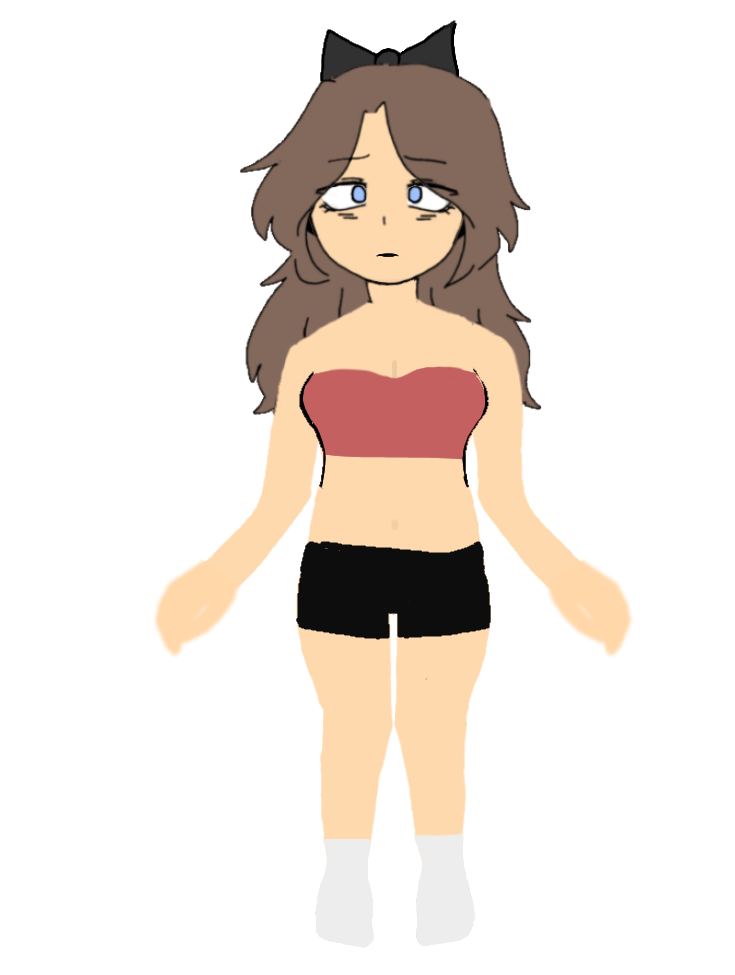
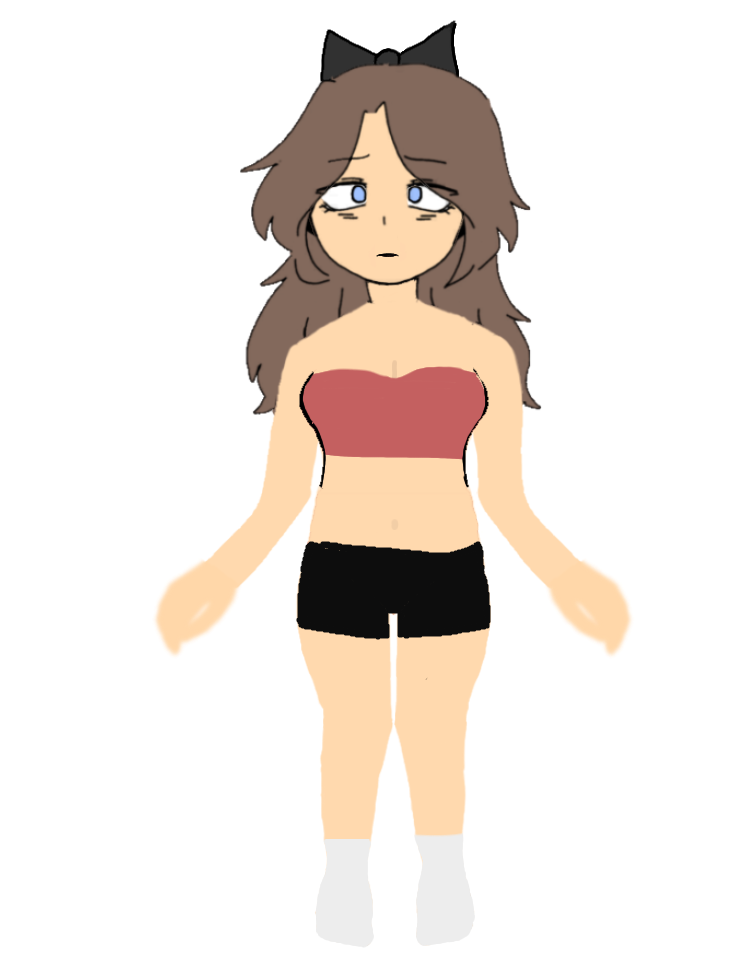
Revision of a layered 735x975 image; what changed, layer by layer:
pixels changed over [153,20,633,948] (layer not identified)
